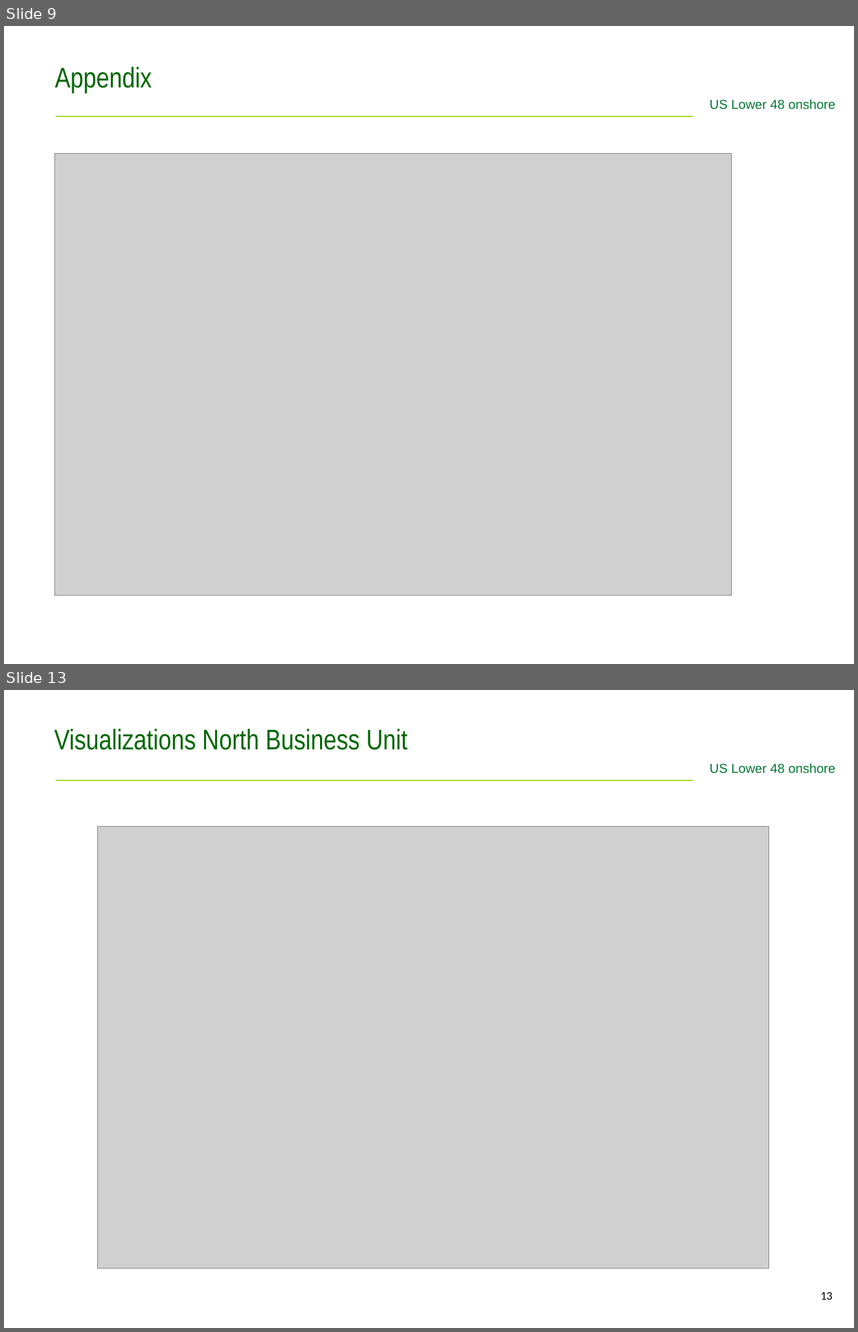
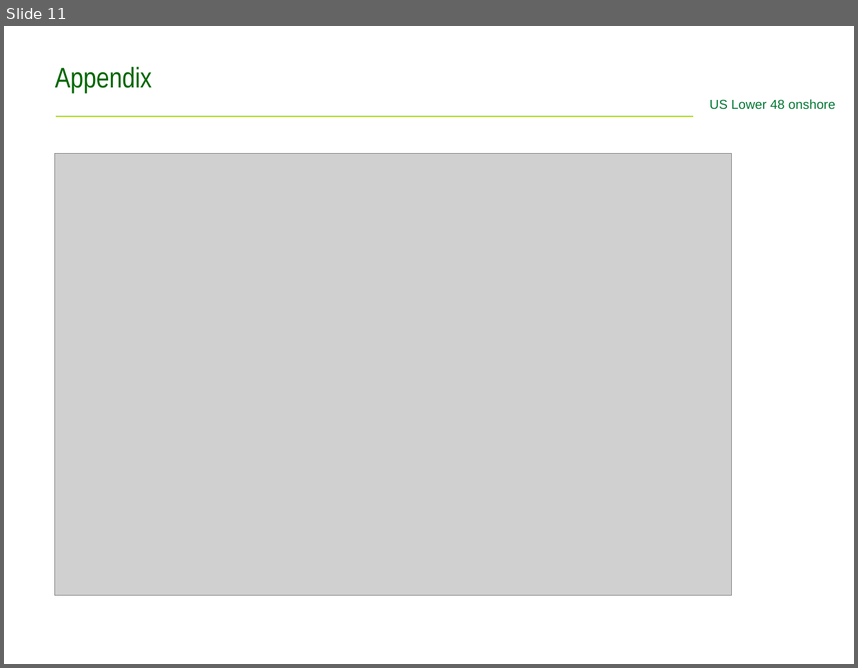
Before and after one commit to treujc/Capstone, a slide deck: Presentation/CapstonePresentation.odp. Shown one above the other, each under a label of ours: slides 9 and 13 before the commit, slide 11 after it; the slides between them are not shown. The pictures are 858x1332 and 858x668 pixels, drawn with LibreOffice and Linux fonts; fonts in the diff are those of the drawing; grey boxes stand for pictures; background and template pictures are left out. Boxes give left, top, right and bottom in pixels: in the first picture for what was removed or moved away, otherwise in the second. Text is boxed around its words. In the diff, an @@ line names an element or a change of style, - is before the commit and + after.

```diff
--- a/Presentation/CapstonePresentation.odp
+++ b/Presentation/CapstonePresentation.odp
@@ slide 13 removed at bbox=[4, 690, 854, 1328], background #FFFFFF; not listed: 2 template elements that a slide beside it also shows @@
@@ title removed at bbox=[54, 729, 408, 750] @@
-Visualizations North Business Unit
@@ picture removed at bbox=[98, 826, 769, 1268] @@
@@ page number removed at bbox=[821, 1292, 833, 1299] @@
-13
@@ what was slide 9 is now slide 11 @@
```
Also in this commit, not shown: 2 slides changed, 13 slides added, 7 other slides removed, 24 other files.
